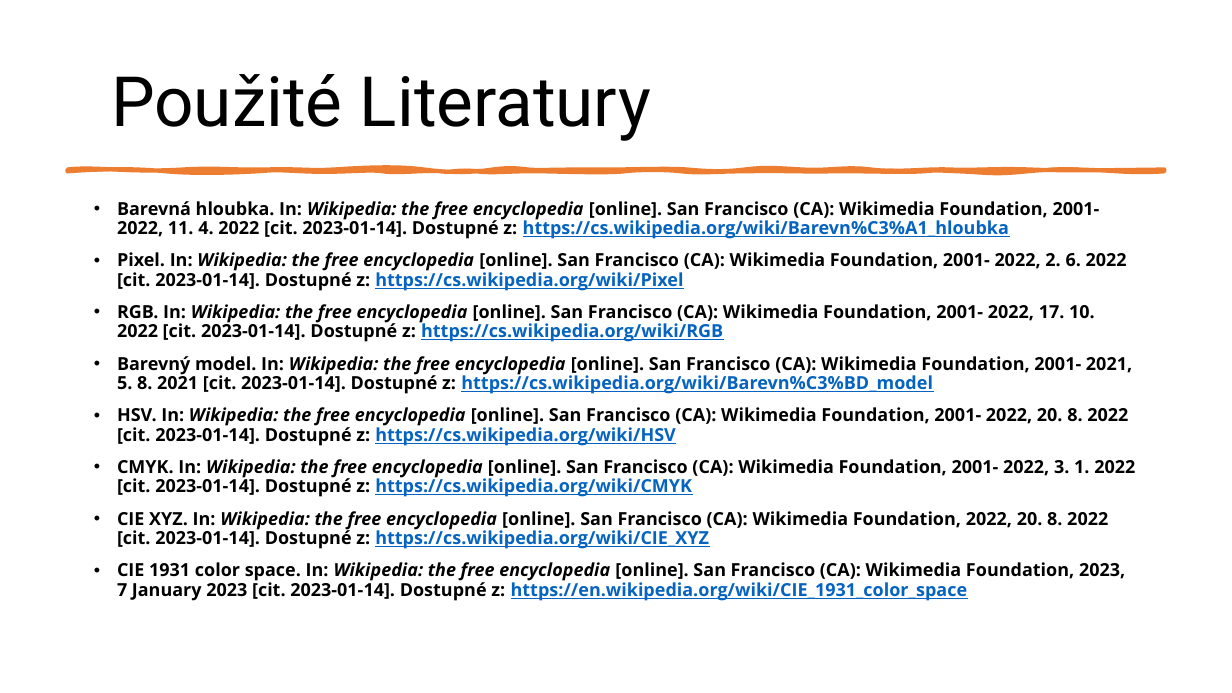
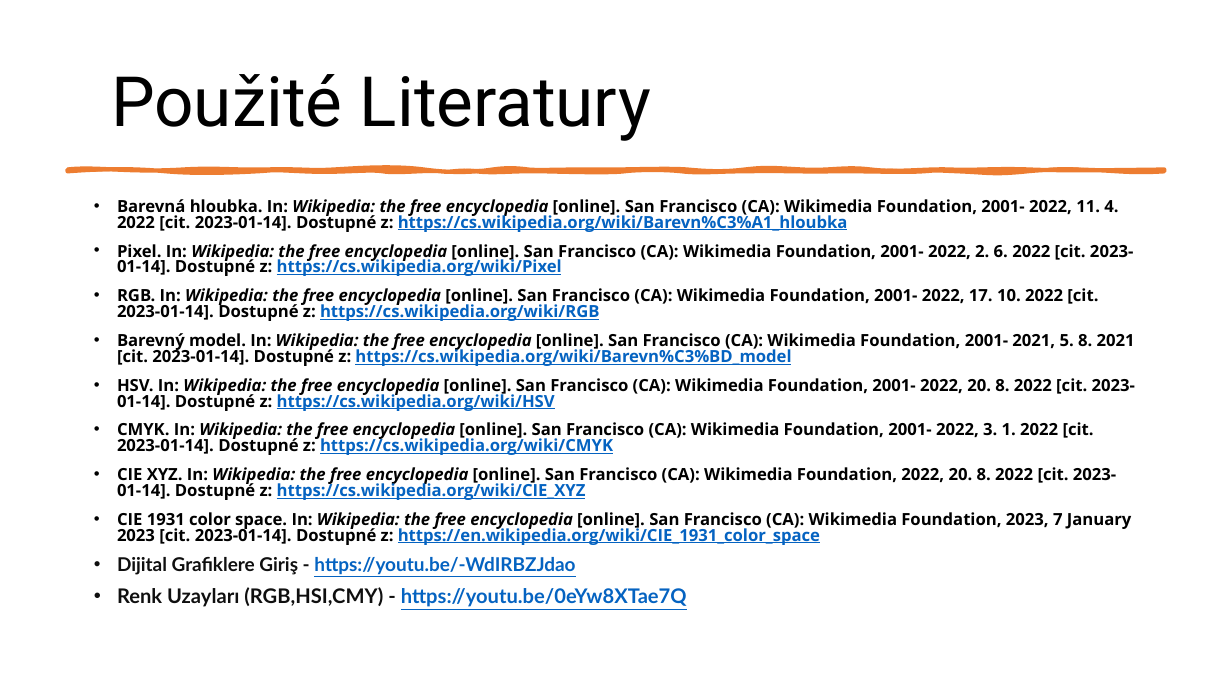
Before and after one commit to ibabayev7/barva, a slide deck: slide 20 of Presentation for IT.pptx. Drawn at 1232x693 pixels with LibreOffice and Linux fonts; fonts in the diff are those of the drawing. Boxes give left, top, right and bottom in pixels: in the first picture for what was removed or moved away, otherwise in the second. Text is boxed around its words. In the diff, an @@ line names an element or a change of style, - is before the commit and + after.

Commit message:
4 alti

```diff
--- a/Presentation for IT.pptx
+++ b/Presentation for IT.pptx
@@ text at (x1=117, y1=199, x2=1135, y2=545): size 14 to 12.9 pt; line spacing 0.9 to 0.8 @@
@@ text at (x1=117, y1=557, x2=687, y2=607): paragraphs added @@
+• Dijital Grafiklere Giriş - https://youtu.be/-WdIRBZJdao
+• Renk Uzayları (RGB,HSI,CMY) - https://youtu.be/0eYw8XTae7Q
```
